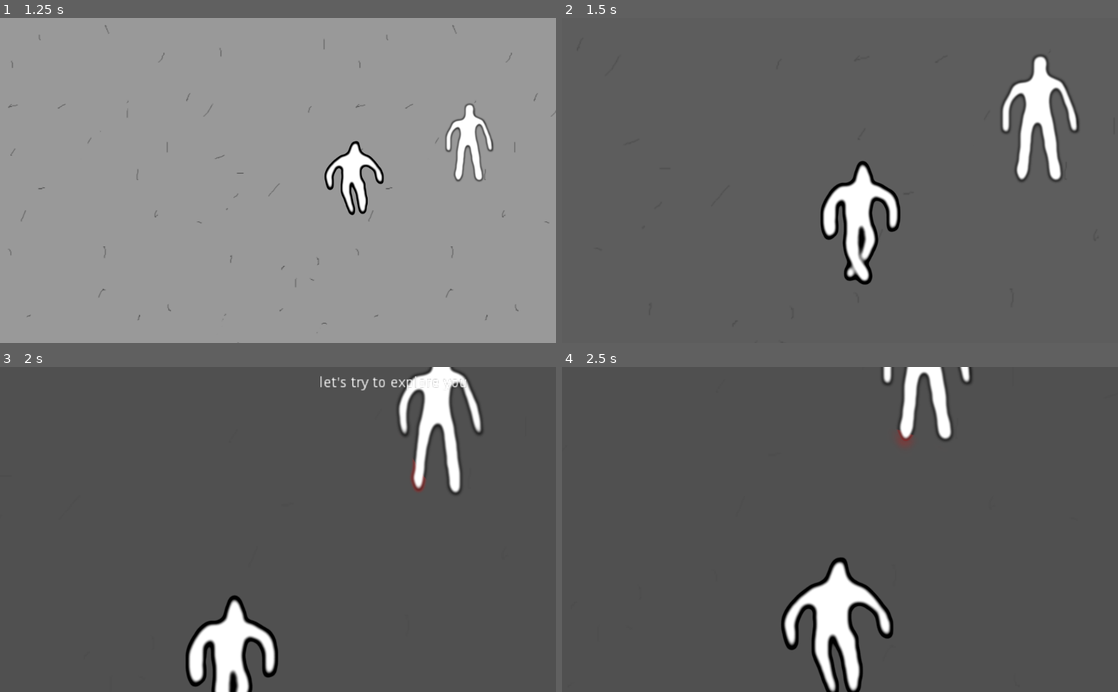
Above: before the commit, frames 1-4 (two rows, left to right).
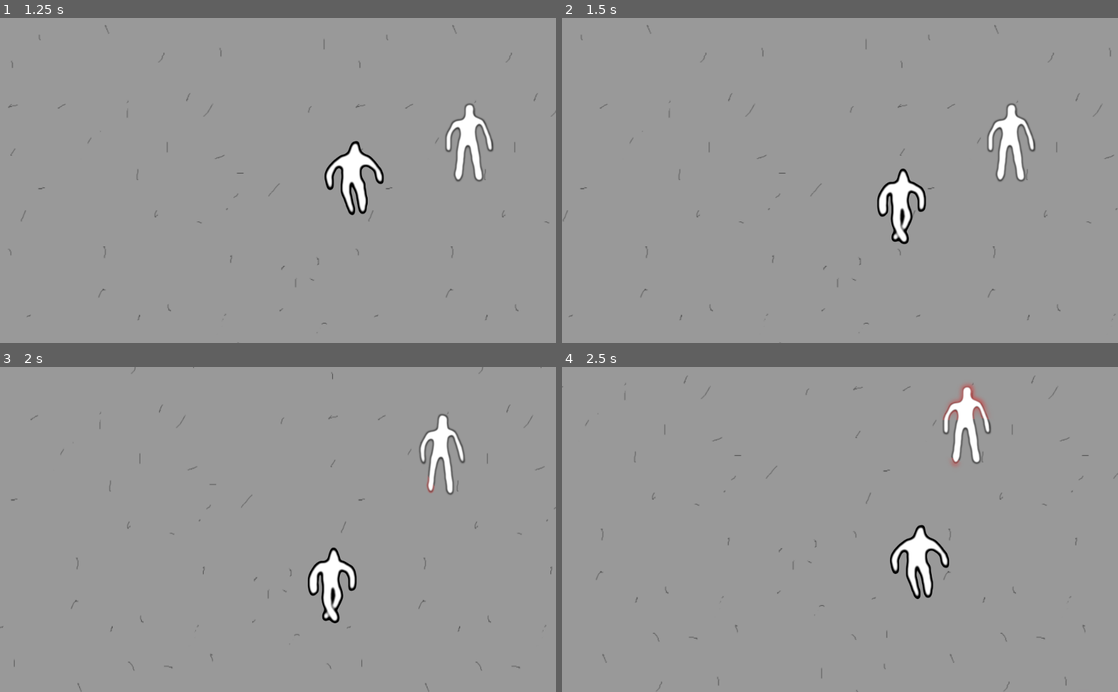
Above: after the commit, the same moments.

Repository: glitchcore/summon_55
Game: Godot game, scene res://Game.tscn
Same seed, same stepped clock (60 frames per second), same inputs: the game is played once before the commit and once after it.
Inputs (mouse positions are in pixels of both pictures, inside the frame that each line leads up to):
- Up to frame 1 (1.25 s): move the mouse to (400, 164) at 0.52 s; hold Right (ui_right) from 0.53 s (still down)
- Up to frame 2 (1.5 s): move the mouse to (728, 196) at 1.27 s; release Right (ui_right) at 1.28 s; hold Down (ui_down) from 1.28 s (still down)
- Up to frame 3 (2 s): keep holding Down (ui_down)
- Up to frame 4 (2.5 s): move the mouse to (895, 458) at 2.02 s; release Down (ui_down) at 2.03 s; hold Right (ui_right) from 2.03 s (still down)

Frame 1 is identical in both runs. In frame 2, 99% of the frame differs, in the area x 0-100%, y 0-100%; in frame 3, 99%; in frame 4, 99%.

Commit message:
add text

Diff:
--- a/CharacterSprite.gd
+++ b/CharacterSprite.gd
@@ -54,6 +54,9 @@
 	if colors.find(color) == -1:
 		colors.append(color)
 
+func resolve_color(id):
+	return COLORS[id]
+
 func get_colors():
 	return colors
 
--- a/Game.gd
+++ b/Game.gd
@@ -28,6 +28,29 @@
 var color_challenge = Array()
 var is_owned = false
 
+const LYRICS = [
+	"Behold the secrets whispered by the cosmos",
+	"You are the only person to ever get this message",
+	"You look tired",
+	"Extreme fear can neither fight nor fly",
+	"Never look up when dragons fly overhead",
+	"You will soon forget this",
+	"Your aims are high, and you are capable of much",
+	"Beware of a tall black man with one blond shoe",
+	"Among the lucky, you are the chosen one",
+	"The better part of valor is discretion",
+	"Permit me to guide you through the labyrinth of the mind.",
+	"I hold a beacon of truth in the shadows of ignorance.",
+	"Come, let the veils of mystery be lifted.",
+	"You love your home and want it to be beautiful",
+	"Step closer and receive the gift of sacred insight",
+	"Expect the worst, it's the least you can do",
+	"You will contract a rare disease",
+	"May this knowledge bloom within you like a sacred flower",
+	"Don't feed the bats tonight",
+	"Don't worry so loud, your roommate can't think",
+]
+
 func handle_default():
 	pass
 
@@ -80,12 +103,24 @@
 func enter_exposition():
 	state = State.EXPOSITION
 
-	var actor = color_challenge[0][0]
+	var actor = Vector2()
+	if color_challenge[0][0] == 0:
+		actor = me
+	else:
+		actor = current_target
+	var color = color_challenge[0][1]
+
+	me.find_node("Character").find_node("Sprite").call("on_add_color", color)
+	current_target.find_node("Character").find_node("Sprite").call("on_add_color", color)
+
+	var actor_id = color_challenge[0][0]
+	materials[1 - actor_id].set_shader_param("expand", 1.0)
+	materials[1 - actor_id].set_shader_param("cloud_amount", 0.0)
 
 	label.visible = true
-	label_container.position = \
-		(current_target.position + me.position) / 2 + Vector2(0.0, -100.0)
-	label.text = "let's try to explore you"
+	label.modulate = actor.find_node("Character").find_node("Sprite").call("resolve_color", color_challenge[0][1])
+	label_container.position = actor.position + Vector2(0.0, -150.0)
+	label.text = LYRICS[randi() % LYRICS.size()]
 
 	timer.set_wait_time(exposition_time)
 	timer.start()
@@ -95,14 +130,6 @@
 
 func enter_expansion():
 	state = State.EXPANSION
-
-	var actor = color_challenge[0][0]
-	var color = color_challenge[0][1]
-	materials[1 - actor].set_shader_param("expand", 1.0)
-	materials[1 - actor].set_shader_param("cloud_amount", 0.0)
-
-	me.find_node("Character").find_node("Sprite").call("on_add_color", color)
-	current_target.find_node("Character").find_node("Sprite").call("on_add_color", color)
 
 	timer.set_wait_time(expand_time)
 	timer.start()
--- a/Game.tscn
+++ b/Game.tscn
@@ -1,14 +1,20 @@
-[gd_scene load_steps=5 format=2]
+[gd_scene load_steps=7 format=2]
 
 [ext_resource path="res://sprites/tile.png" type="Texture" id=1]
 [ext_resource path="res://Player.tscn" type="PackedScene" id=2]
+[ext_resource path="res://MartianMono-VariableFont_wdth,wght.ttf" type="DynamicFontData" id=3]
 [ext_resource path="res://Man.tscn" type="PackedScene" id=4]
 [ext_resource path="res://Game.gd" type="Script" id=5]
+
+[sub_resource type="DynamicFont" id=1]
+size = 12
+font_data = ExtResource( 3 )
 
 [node name="Game" type="Node2D"]
 script = ExtResource( 5 )
 EXPAND_EASING = 0.196146
 AMOUNT_EASING = 4.75683
+zoom_amount = -0.3
 
 [node name="Ground" type="TextureRect" parent="."]
 modulate = Color( 0.6, 0.6, 0.6, 1 )
@@ -58,11 +64,13 @@
 [node name="LabelContainer" type="Node2D" parent="."]
 
 [node name="Label" type="Label" parent="LabelContainer"]
-margin_left = -20.0
+margin_left = -60.0
 margin_top = -7.0
-margin_right = 20.0
-margin_bottom = 7.0
+margin_right = 60.0
+margin_bottom = 8.0
+custom_fonts/font = SubResource( 1 )
 align = 1
 valign = 1
+autowrap = true
 
 [connection signal="timeout" from="Timer" to="." method="_on_Timer_timeout"]
--- a/Man.tscn
+++ b/Man.tscn
@@ -4,7 +4,7 @@
 [ext_resource path="res://Man.gd" type="Script" id=2]
 
 [sub_resource type="RectangleShape2D" id=2]
-extents = Vector2( 159, 91 )
+extents = Vector2( 112, 66.5 )
 
 [node name="Man" type="Node2D"]
 script = ExtResource( 2 )
@@ -14,7 +14,7 @@
 monitorable = false
 
 [node name="CollisionShape2D" type="CollisionShape2D" parent="Area2D"]
-position = Vector2( -1, -3 )
+position = Vector2( -1, -0.5 )
 shape = SubResource( 2 )
 
 [node name="Character" parent="." instance=ExtResource( 1 )]
